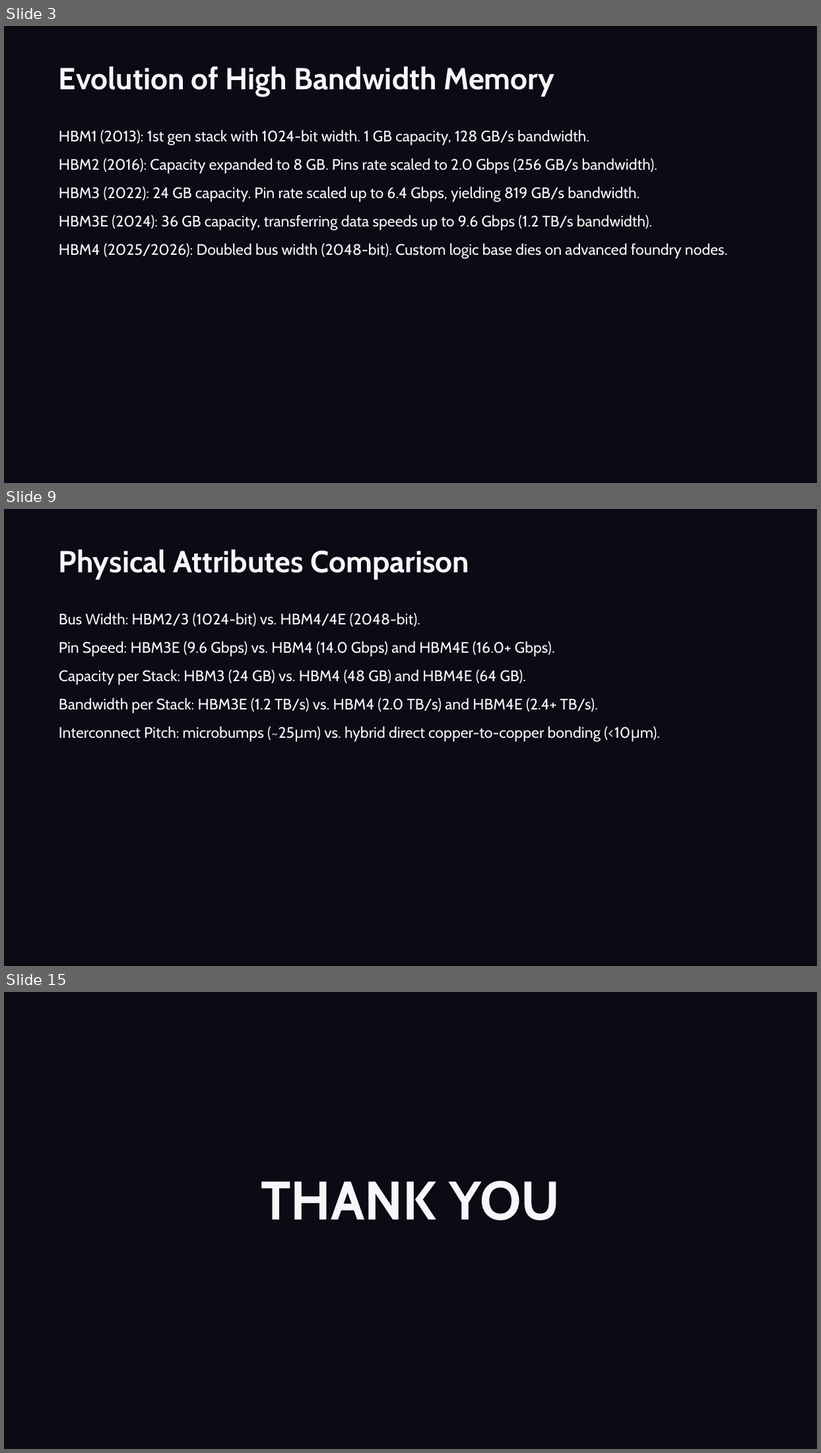
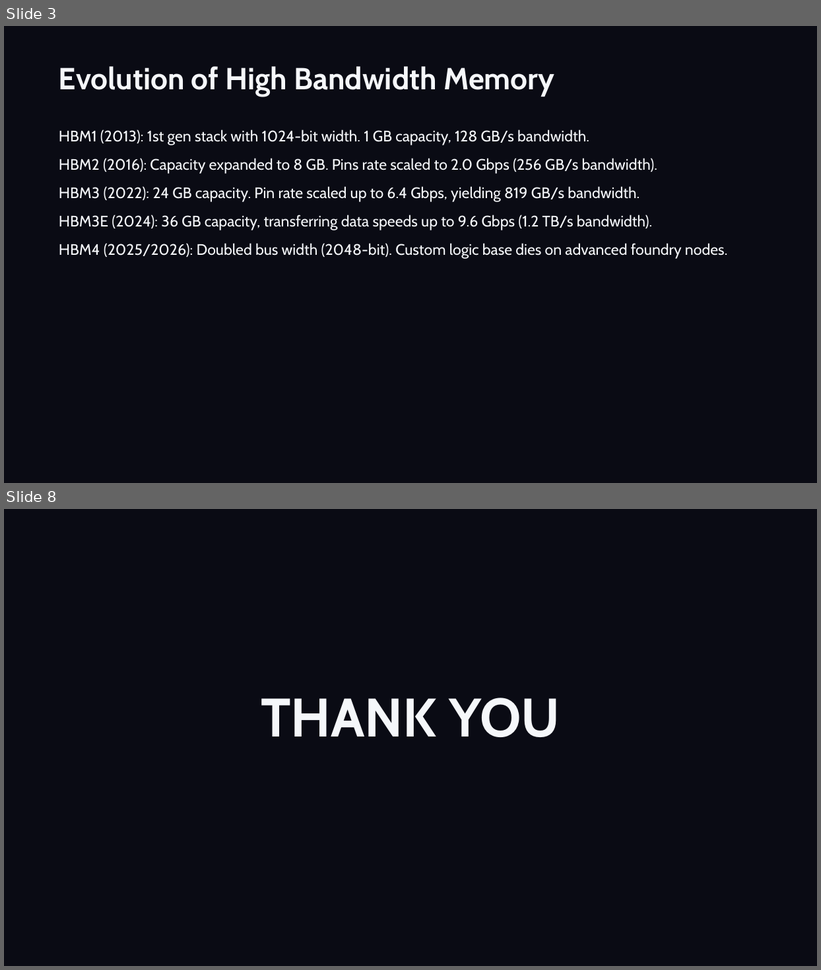
Before and after one commit to jaiAkash1209/Ecube-ppt, a slide deck: HBM4_HBM4E_Showcase.pptx. Shown one above the other, each under a label of ours: slides 3, 9 and 15 before the commit, slides 3 and 8 after it; the slides between them are not shown. The pictures are 821x1453 and 821x970 pixels, drawn with LibreOffice and Linux fonts; fonts in the diff are those of the drawing. Boxes give left, top, right and bottom in pixels: in the first picture for what was removed or moved away, otherwise in the second. Text is boxed around its words. In the diff, an @@ line names an element or a change of style, - is before the commit and + after.

```diff
--- a/HBM4_HBM4E_Showcase.pptx
+++ b/HBM4_HBM4E_Showcase.pptx
@@ slide 9 removed at box(4, 509, 817, 966), background #0A0B14 @@
@@ text removed at box(59, 549, 469, 580) @@
-Physical Attributes Comparison
@@ text removed at box(59, 613, 601, 742) @@
-Bus Width: HBM2/3 (1024-bit) vs. HBM4/4E (2048-bit).
-Pin Speed: HBM3E (9.6 Gbps) vs. HBM4 (14.0 Gbps) and HBM4E (16.0+ Gbps).
-Capacity per Stack: HBM3 (24 GB) vs. HBM4 (48 GB) and HBM4E (64 GB).
-Bandwidth per Stack: HBM3E (1.2 TB/s) vs. HBM4 (2.0 TB/s) and HBM4E (2.4+ TB/s).
-Interconnect Pitch: microbumps (~25μm) vs. hybrid direct copper-to-copper bonding (<10μm).
@@ what was slide 15 is now slide 8 @@
```
Also in this commit, not shown: 1 slide changed, 3 slides added, 9 other slides removed, 4 other files.
